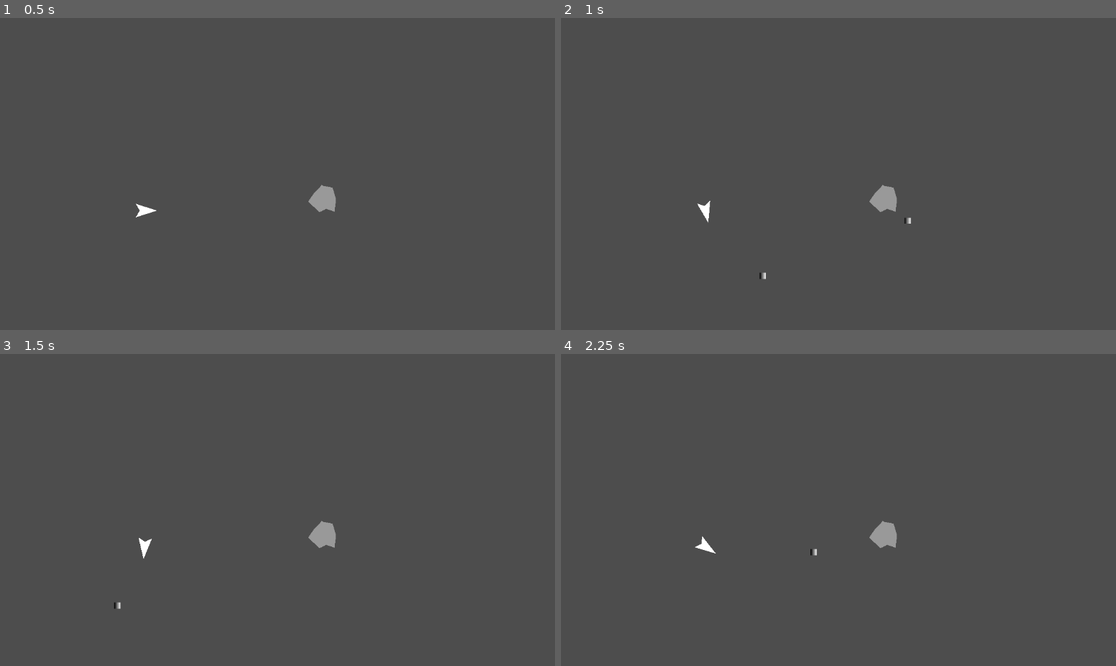
Above: before the commit, frames 1-4 (two rows, left to right).
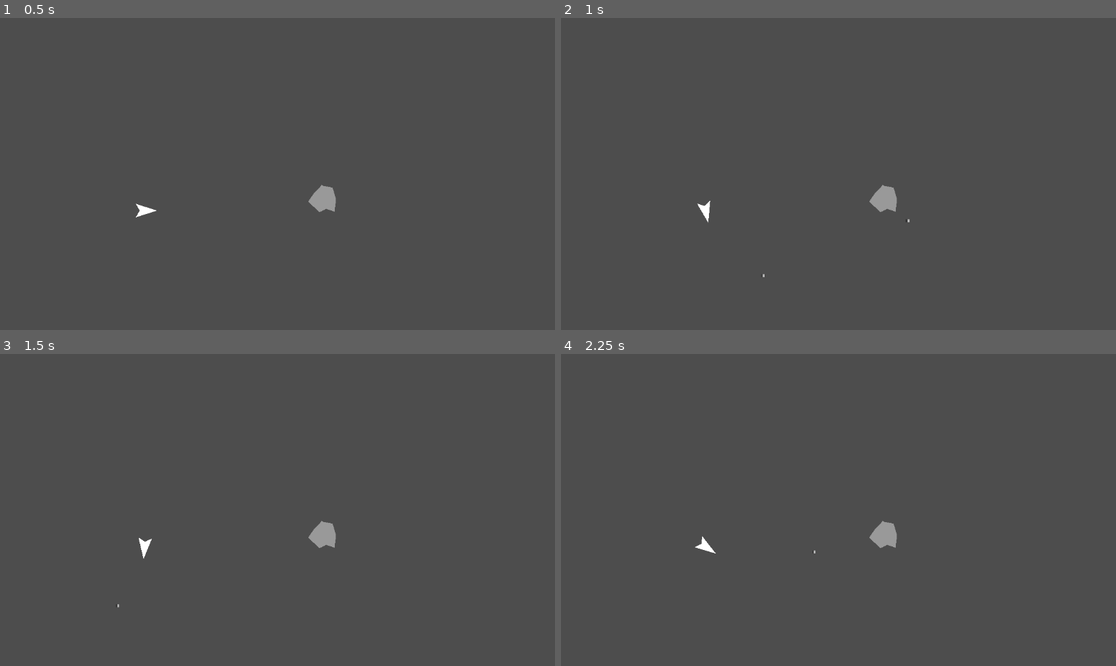
Above: after the commit, the same moments.

Repository: rybond/SpaceCombatPrototype
Game: Godot game, scene res://scenes/arena.tscn
Same seed, same stepped clock (60 frames per second), same inputs: the game is played once before the commit and once after it.
Inputs:
- Up to frame 1 (0.5 s): no input
- Up to frame 2 (1 s): tap Enter at 0.5 s; hold Right (ui_right) from 0.53 s (still down); hold Space (fire) from 0.53 s (still down)
- Up to frame 3 (1.5 s): release Right (ui_right) at 1.28 s; release Space (fire) at 1.28 s; hold Left (ui_left) from 1.28 s (still down); tap Space (fire) at 1.35 s
- Up to frame 4 (2.25 s): tap Space (fire) at 2 s; release Left (ui_left) at 2.03 s; hold Right (ui_right) from 2.03 s (still down); hold Space (fire) from 2.03 s (still down)

Frame 1 is identical in both runs. In frame 2, less than 0.1% of the frame differs, in the area x 35-64%, y 63-84%; in frame 3, less than 0.1%; in frame 4, less than 0.1%.

Commit message:
adjusted projectile size

Diff:
--- a/projectiles/Projectile.tscn
+++ b/projectiles/Projectile.tscn
@@ -17,7 +17,7 @@
 shape = SubResource("CircleShape2D_1nr6a")
 
 [node name="Sprite2D" type="Sprite2D" parent="."]
-scale = Vector2(0.2, 0.2)
+scale = Vector2(0.1, 0.1)
 texture = SubResource("GradientTexture2D_koaes")
 
 [node name="LifetimeTimer" type="Timer" parent="."]
